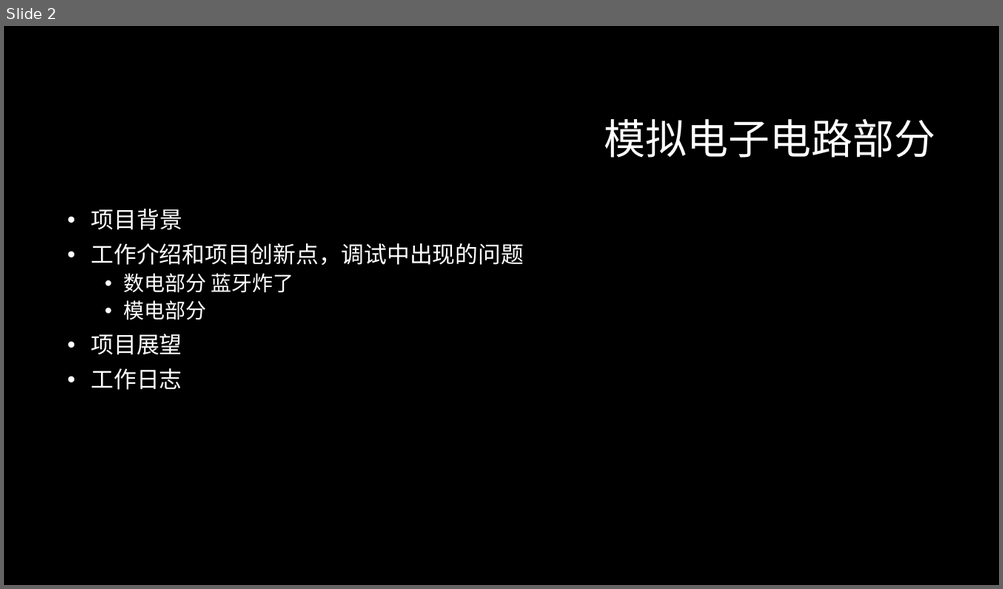
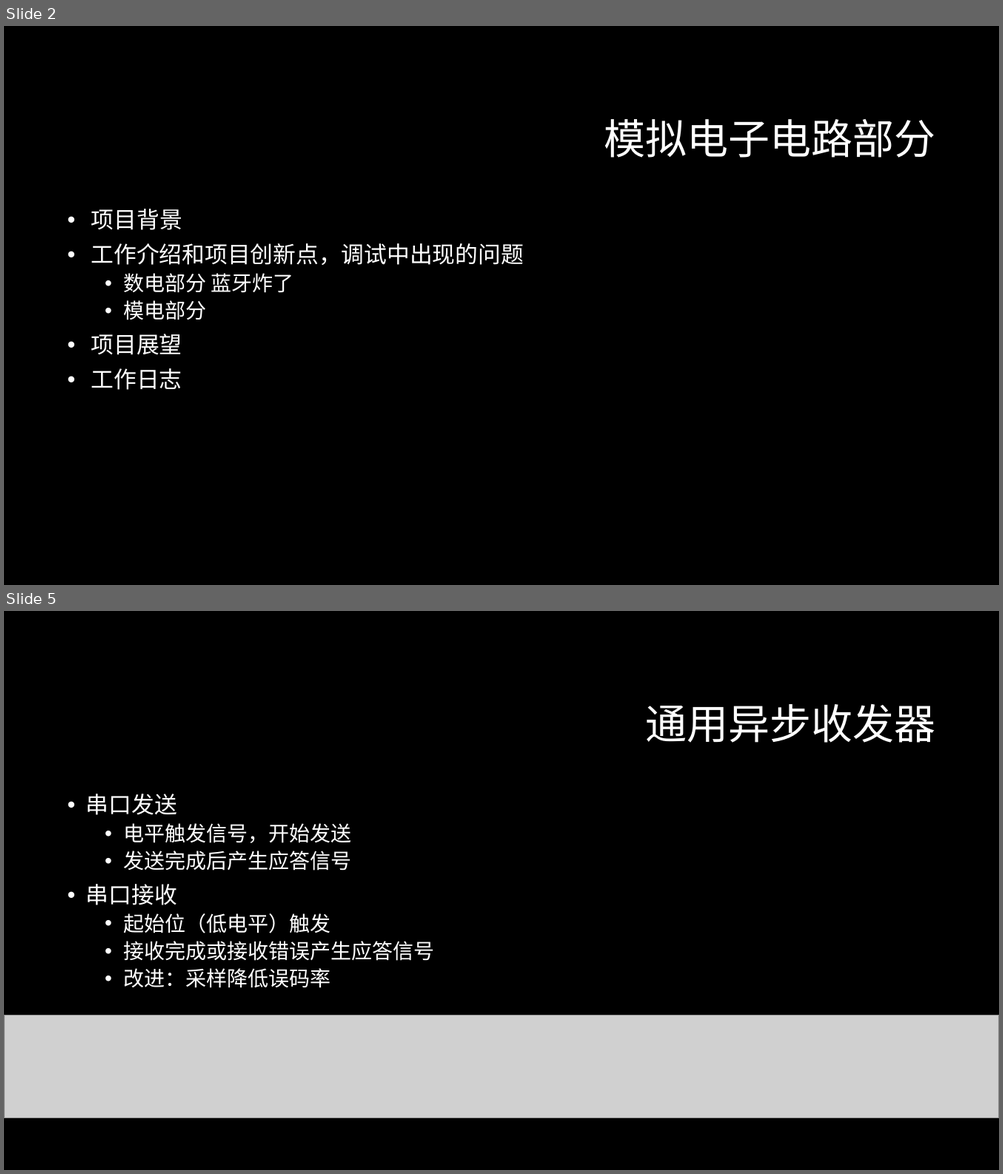
Before and after one commit to ZeroWeight/Project-of-Electronic-Circuits, a slide deck: report/final/final.pptx. Shown one above the other, each under a label of ours: slide 2 before the commit, slides 2 and 5 after it; the slides between them are not shown. The pictures are 1003x589 and 1003x1174 pixels, drawn with LibreOffice and Linux fonts; fonts in the diff are those of the drawing; grey boxes stand for pictures; background and template pictures are left out. Boxes give left, top, right and bottom in pixels: in the first picture for what was removed or moved away, otherwise in the second. Text is boxed around its words. In the diff, an @@ line names an element or a change of style, - is before the commit and + after.

Commit message:
[U] final ppt

```diff
--- a/report/final/final.pptx
+++ b/report/final/final.pptx
@@ slide 5 added at (4,611,999,1170), background #000000 @@
@@ title added at (646,704,936,743), 40 pt, text #FFFFFF @@
+通用异步收发器
@@ text added at (86,794,435,988), 20 pt, text #FFFFFF @@
+• 串口发送
+  • 电平触发信号，开始发送
+  • 发送完成后产生应答信号
+• 串口接收
+  • 起始位（低电平）触发
+  • 接收完成或接收错误产生应答信号
+  • 改进：采样降低误码率
@@ picture added at (4,1015,999,1119) @@
```
Also in this commit, not shown: 7 other slides added.
